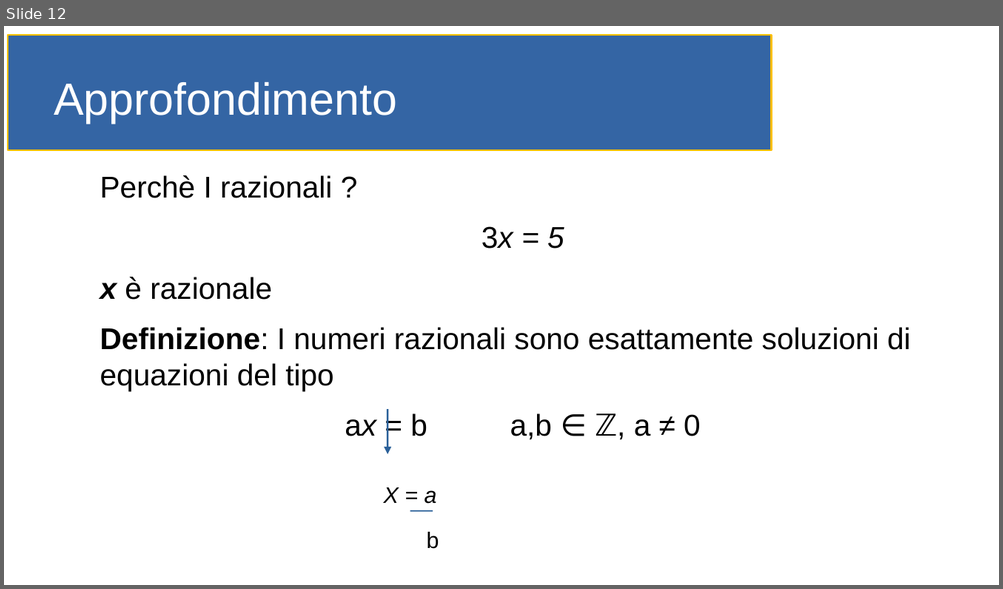
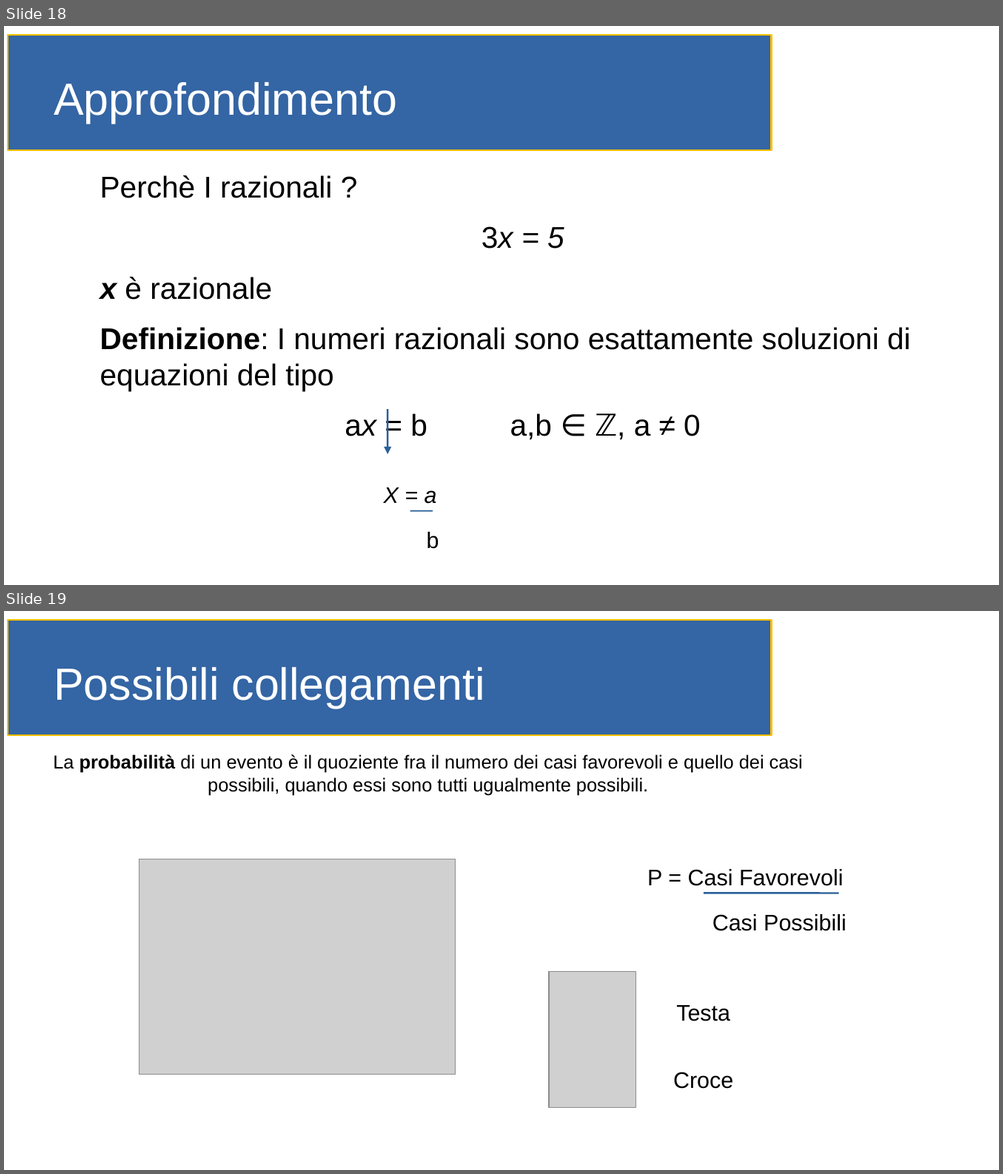
Before and after one commit to gioretikto/gioretikto.github.io, a slide deck: orale.odp. Shown one above the other, each under a label of ours: slide 12 before the commit, slides 18 and 19 after it. The pictures are 1003x589 and 1003x1174 pixels, drawn with LibreOffice and Linux fonts; fonts in the diff are those of the drawing; grey boxes stand for pictures. Boxes give left, top, right and bottom in pixels: in the first picture for what was removed or moved away, otherwise in the second. Text is boxed around its words. In the diff, an @@ line names an element or a change of style, - is before the commit and + after.

```diff
--- a/orale.odp
+++ b/orale.odp
@@ slide 19 added at [4, 611, 999, 1170], background #FFFFFF; not listed: 1 template element that a slide beside it also shows @@
@@ title added at [54, 667, 485, 708], 36 pt, text #FFFFFF @@
+Possibili collegamenti
@@ text added at [53, 755, 802, 795], 15 pt, text #000000 @@
+La probabilità di un evento è il quoziente fra il numero dei casi favorevoli e quello dei casi possibili, quando essi sono tutti ugualmente possibili.
@@ picture added at [139, 859, 455, 1075] @@
@@ text added at [647, 869, 843, 886], 18 pt, text #000000 @@
+P = Casi Favorevoli
@@ line added from (703, 894) to (839, 894), #2A6099 1.42 pt @@
@@ text added at [712, 914, 846, 931], 18 pt, text #000000 @@
+Casi Possibili
@@ picture added at [549, 972, 636, 1108] @@
@@ text added at [676, 1005, 730, 1022], 18 pt, text #000000 @@
+Testa
@@ text added at [673, 1072, 733, 1089], 18 pt, text #000000 @@
+Croce
@@ what was slide 12 is now slide 18 @@
```
Also in this commit, not shown: 5 slides changed, 8 other slides added, 2 slides removed.
